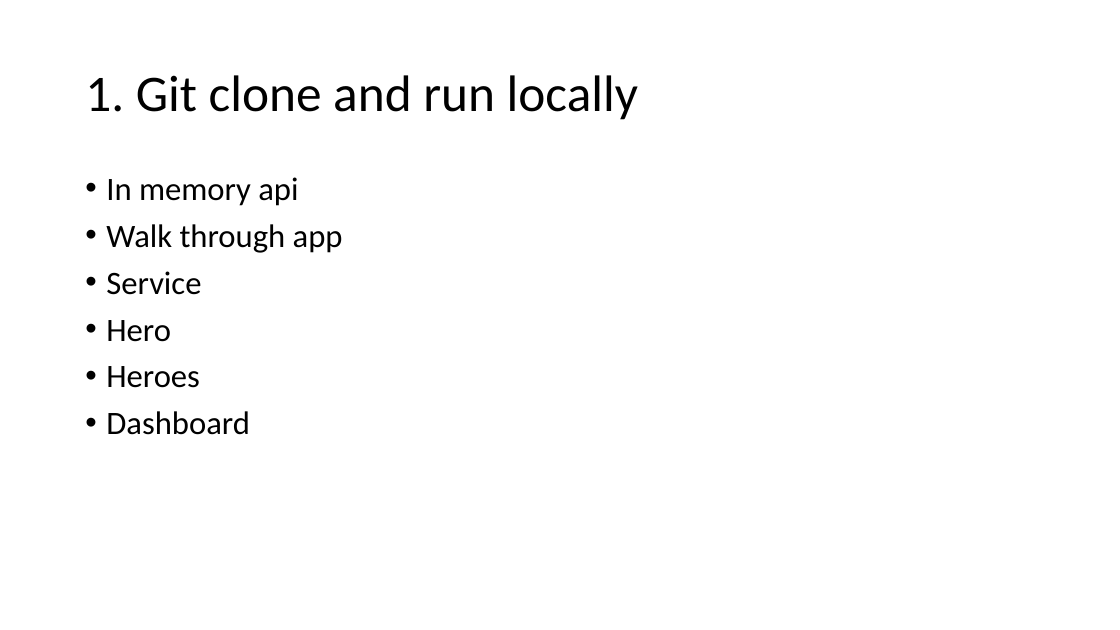
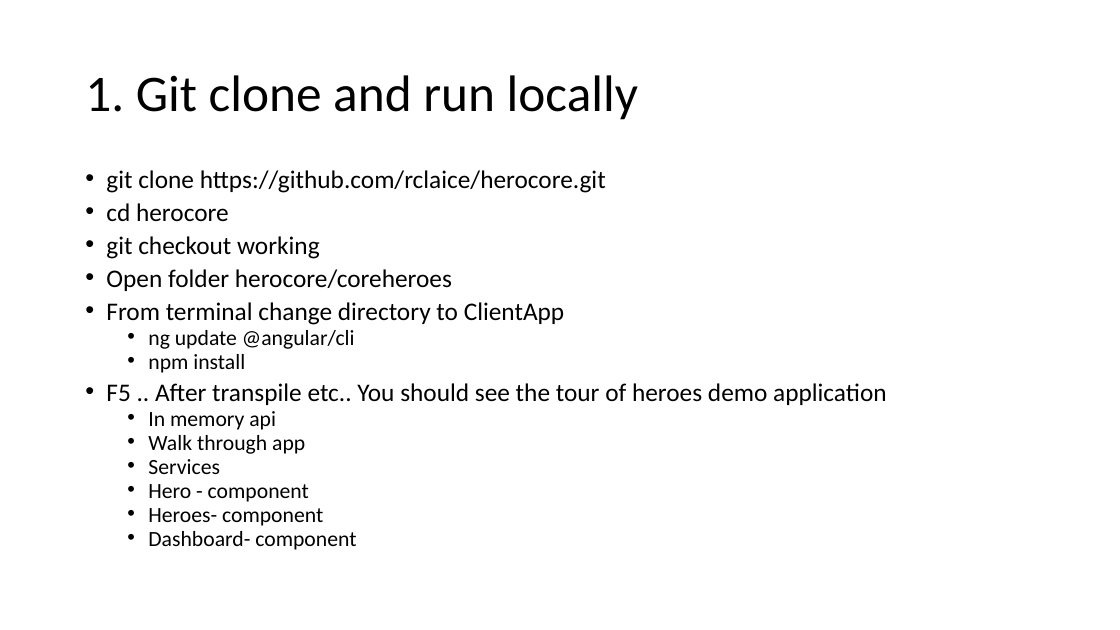
Before and after one commit to rclaice/herocore, a slide deck: slide 2 of parts/stepbystep.pptx (slide 3 before the commit). Drawn at 1120x630 pixels with LibreOffice and Linux fonts; fonts in the diff are those of the drawing. Boxes give left, top, right and bottom in pixels: in the first picture for what was removed or moved away, otherwise in the second. Text is boxed around its words. In the diff, an @@ line names an element or a change of style, - is before the commit and + after.

```diff
--- a/parts/stepbystep.pptx
+++ b/parts/stepbystep.pptx
@@ text at box(106, 170, 887, 405): paragraphs added @@
+• git clone https://github.com/rclaice/herocore.git
+• cd herocore
+• git checkout working
+• Open folder herocore/coreheroes
+• From terminal change directory to ClientApp
+  • ng update @angular/cli
+  • npm install
+• F5 .. After transpile etc.. You should see the tour of heroes demo application
@@ text at box(148, 411, 305, 454): size 28 to 18.6 pt in "In memory api", "Walk through app"; list level 1 to 2 in "In memory api"; line spacing 0.9 to 0.7; list level 1 to 2 in "Walk through app" @@
@@ text at box(148, 459, 356, 550): text changed; size 28 to 18.6 pt @@
-• Service
-• Hero
-• Heroes
-• Dashboard
+  • Services
+  • Hero - component
+  • Heroes- component
+  • Dashboard- component
```
Also in this commit, not shown: 3 other slides changed, 1 slide removed, 3 other files.
